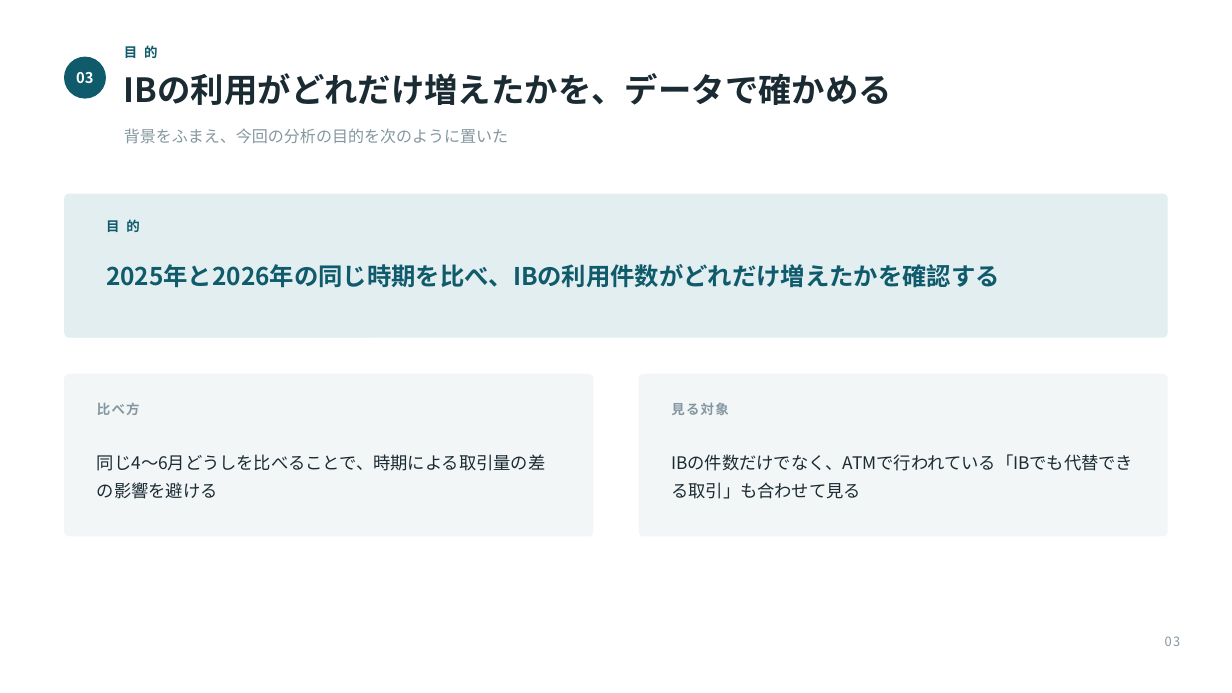
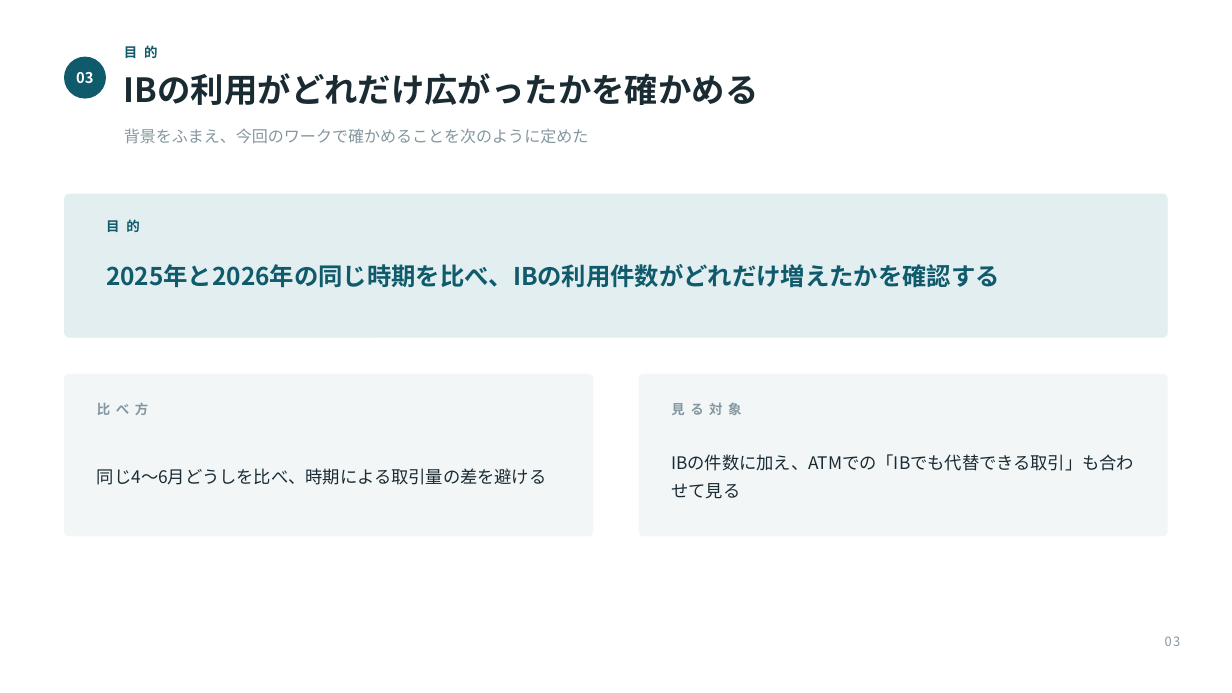
Before and after one commit to takumi66666/my-website, a slide deck: slide 3 of presentation/DYNATREK_成果発表.pptx. Drawn at 1232x693 pixels with LibreOffice and Linux fonts; fonts in the diff are those of the drawing. Boxes give left, top, right and bottom in pixels: in the first picture for what was removed or moved away, otherwise in the second. Text is boxed around its words. In the diff, an @@ line names an element or a change of style, - is before the commit and + after.

```diff
--- a/presentation/DYNATREK_成果発表.pptx
+++ b/presentation/DYNATREK_成果発表.pptx
@@ text at (124,73,759,105): text changed @@
-IBの利用がどれだけ増えたかを、データで確かめる
+IBの利用がどれだけ広がったかを確かめる
@@ text at (124,128,589,143): text changed @@
-背景をふまえ、今回の分析の目的を次のように置いた
+背景をふまえ、今回のワークで確かめることを次のように定めた
@@ text at (97,402,148,415): spaces changed @@
-比べ方
+比 べ 方
@@ text at (671,402,741,415): spaces changed @@
-見る対象
+見 る 対 象
@@ text at (97,468,547,485): text changed @@
-同じ4〜6月どうしを比べることで、時期による取引量の差の影響を避ける
+同じ4〜6月どうしを比べ、時期による取引量の差を避ける
@@ text at (671,454,1134,499): text changed @@
-IBの件数だけでなく、ATMで行われている「IBでも代替できる取引」も合わせて見る
+IBの件数に加え、ATMでの「IBでも代替できる取引」も合わせて見る
```
Also in this commit, not shown: 7 other slides changed, 1 other file.
